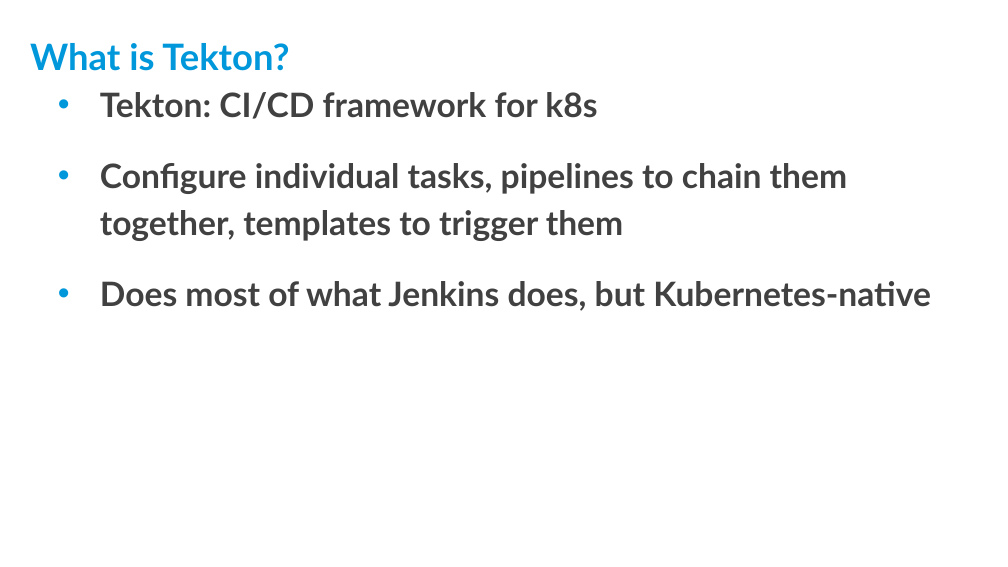
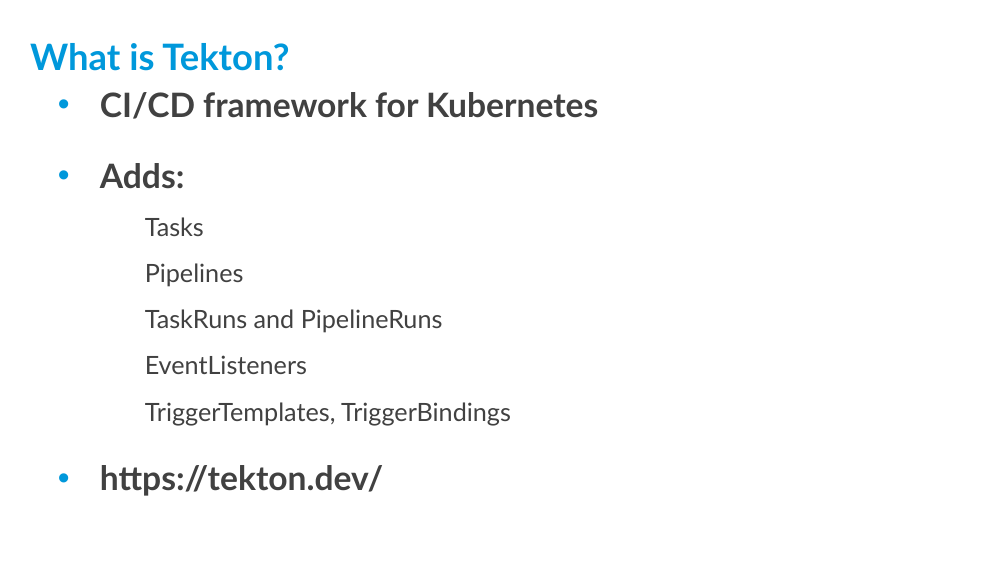
Before and after one commit to threexc/yocto-tekton, a slide deck: slide 12 of yddtalk/YP_DevDay_k8s_tekton.odp. Drawn at 1008x567 pixels with LibreOffice and Linux fonts; fonts in the diff are those of the drawing; background and template pictures are left out. Boxes give left, top, right and bottom in pixels: in the first picture for what was removed or moved away, otherwise in the second. Text is boxed around its words. In the diff, an @@ line names an element or a change of style, - is before the commit and + after.

```diff
--- a/yddtalk/YP_DevDay_k8s_tekton.odp
+++ b/yddtalk/YP_DevDay_k8s_tekton.odp
@@ text at [100, 92, 598, 496]: text changed; size 24 to 18 pt; bold off @@
-• Tekton: CI/CD framework for k8s
-• Configure individual tasks, pipelines to chain them together, templates to trigger them
-• Does most of what Jenkins does, but Kubernetes-native
+• CI/CD framework for Kubernetes
+• Adds:
+  − Tasks
+  − Pipelines
+  − TaskRuns and PipelineRuns
+  − EventListeners
+  − TriggerTemplates, TriggerBindings
+• https://tekton.dev/
```
Also in this commit, not shown: 7 other slides changed.
